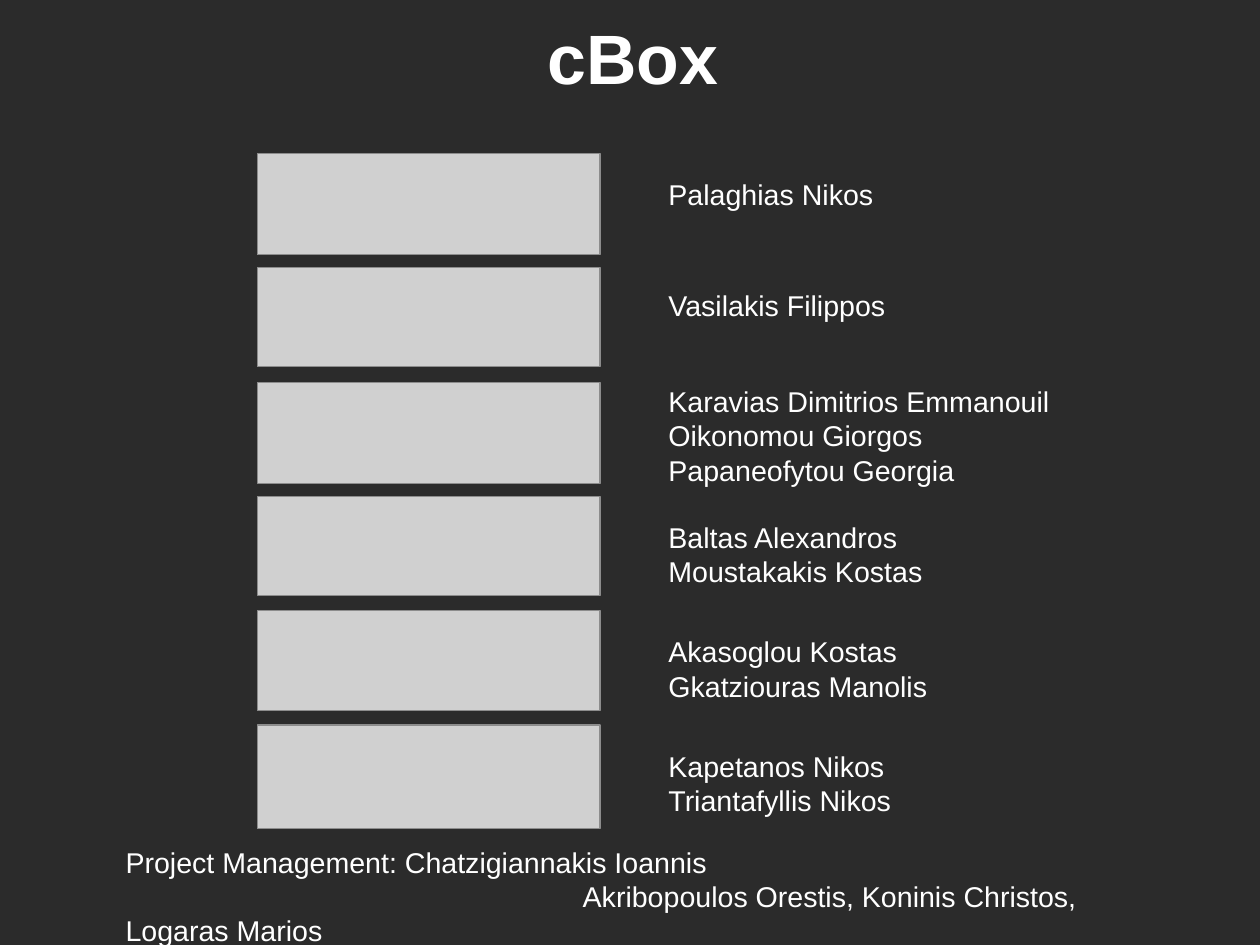
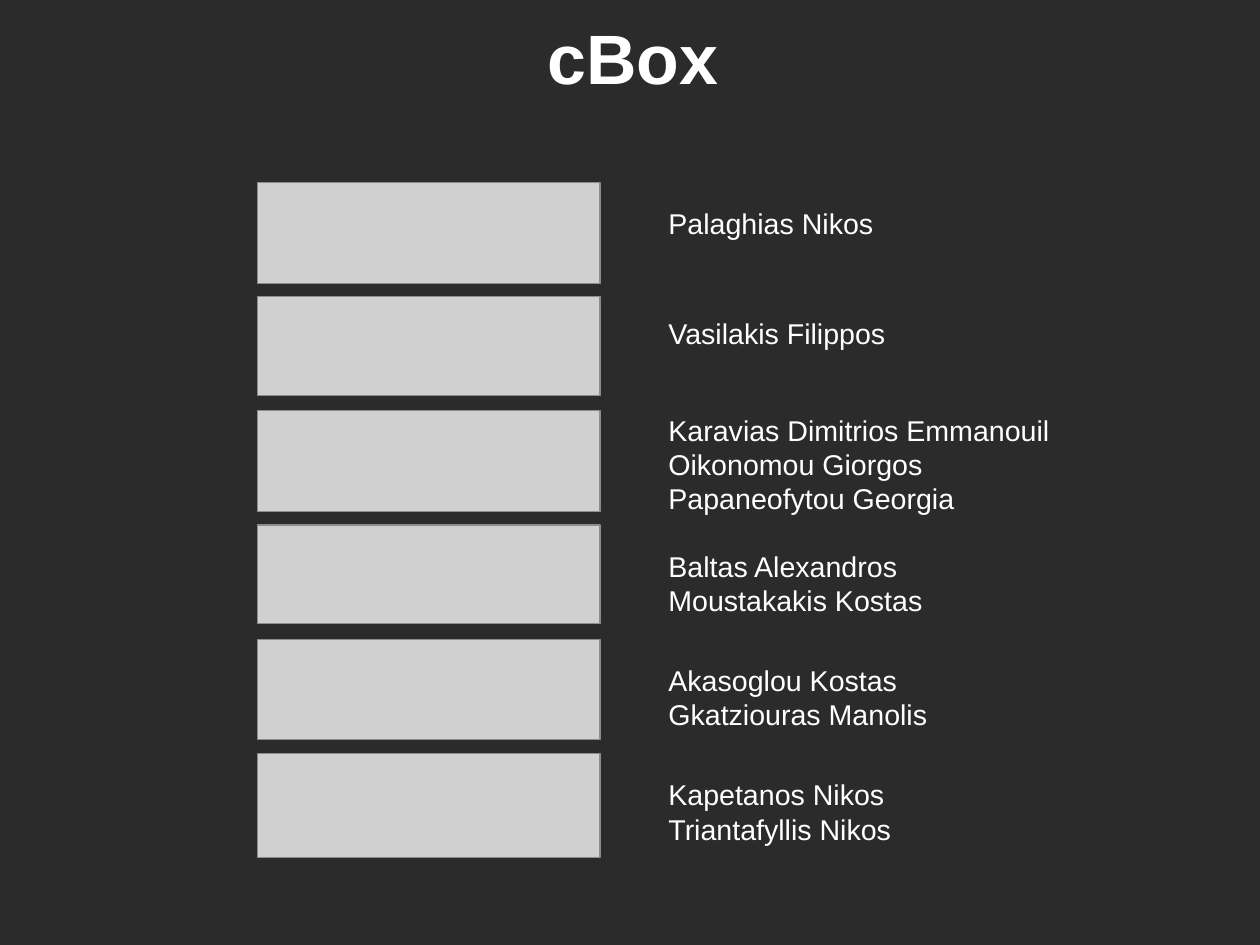
Before and after one commit to CEID-DS/cbox, a slide deck: slide 2 of doc/fosscomm/fosscomm_finalv1.odp (slide 1 before the commit). Drawn at 1260x945 pixels with LibreOffice and Linux fonts; fonts in the diff are those of the drawing; grey boxes stand for pictures; background and template pictures are left out; a plain dark background stands for a picture behind light text. Boxes give left, top, right and bottom in pixels: in the first picture for what was removed or moved away, otherwise in the second. Text is boxed around its words. In the diff, an @@ line names an element or a change of style, - is before the commit and + after.

```diff
--- a/doc/fosscomm/fosscomm_finalv1.odp
+++ b/doc/fosscomm/fosscomm_finalv1.odp
@@ 6 pictures, 6 texts: place and size @@
-6 pictures, 6 texts at <box>257,153,1049,829</box>
+6 pictures, 6 texts at <box>257,182,1049,858</box>
@@ text removed at <box>126,852,1077,945</box> @@
-Project Management: Chatzigiannakis Ioannis
-Akribopoulos Orestis, Koninis Christos, Logaras Marios
```
Also in this commit, not shown: 2 other slides changed, 2 slides added.
